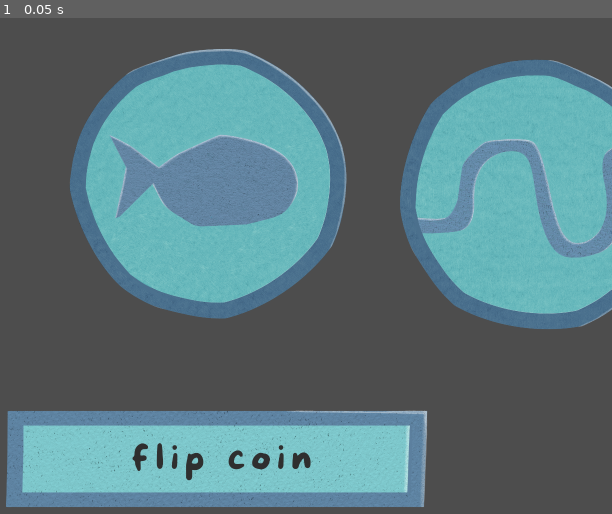
Above: before the commit, frame 1.
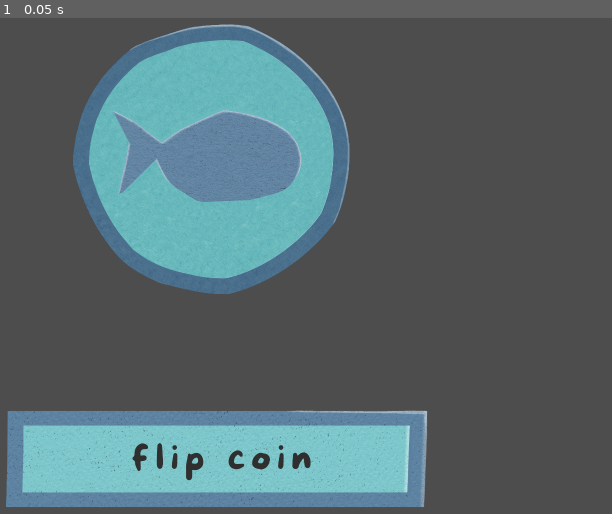
Above: after the commit, the same moment.

Repository: VIXXIEXOXO/Coin-Flip-Game
Game: Godot game, scene res://Scenes/game.tscn
The game is run twice, just before and just after one commit, with the same random seed, the same clock (stepped at 60 frames per second) and the same inputs. The project has no main scene, so this scene is started directly.
Inputs:
- Up to frame 1 (0.05 s): no input

The runs differ from the first frame. In frame 1, 27% of the frame differs, in the area x 11-100%, y 1-63%.

Commit message:
Update Formatting

Diff:
--- a/Scenes/game.tscn
+++ b/Scenes/game.tscn
@@ -1,12 +1,14 @@
 [gd_scene format=3 uid="uid://va5fwaseqhn1"]
 
+[ext_resource type="Script" uid="uid://dsn5wljm01lij" path="res://Scripts/game.gd" id="1_3dryh"]
 [ext_resource type="Texture2D" uid="uid://bjqltysfbg7is" path="res://Assets/Button.png" id="1_wrm1d"]
 [ext_resource type="Texture2D" uid="uid://3igy7ct7aneb" path="res://Assets/Tails.png" id="2_3dryh"]
 [ext_resource type="Texture2D" uid="uid://d0kvgy4le7ftb" path="res://Assets/Heads.png" id="3_wowpa"]
 
 [node name="Game" type="Node2D" unique_id=1907776448]
+script = ExtResource("1_3dryh")
 
-[node name="TextureButton" type="TextureButton" parent="." unique_id=711202459]
+[node name="Button" type="TextureButton" parent="." unique_id=711202459]
 custom_minimum_size = Vector2(100, 100)
 anchors_preset = 8
 anchor_left = 0.5
@@ -23,12 +25,12 @@
 texture_normal = ExtResource("1_wrm1d")
 texture_pressed = ExtResource("1_wrm1d")
 
-[node name="Sprite2D2" type="Sprite2D" parent="." unique_id=1497084227]
-position = Vector2(1805, 555)
+[node name="Tails" type="Sprite2D" parent="." unique_id=1497084227]
+position = Vector2(-394, 612)
 scale = Vector2(0.5, 0.5)
 texture = ExtResource("2_3dryh")
 
-[node name="Sprite2D" type="Sprite2D" parent="." unique_id=1093410151]
-position = Vector2(985, 528)
+[node name="Heads" type="Sprite2D" parent="." unique_id=1093410151]
+position = Vector2(993, 467)
 scale = Vector2(0.5, 0.5)
 texture = ExtResource("3_wowpa")
Binary file removed: Scripts/Heads.png
Not shown, removed: Scripts/Heads.png.import
Empty file added: Scripts/game.gd
Not shown, added: Scripts/game.gd.uid
Not shown, added: Scripts/README.md
